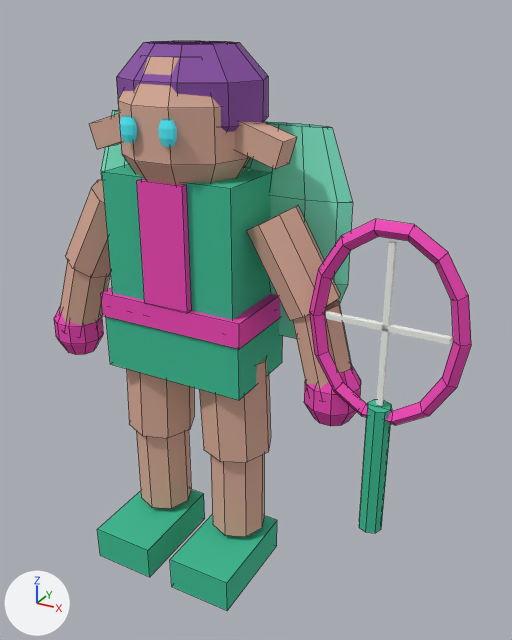
Before and after pictures for a commit that changed the OBJ model Assets/_Project/Art/Models/Generated/Lucia_Fairy_Model_v1.obj.
One viewpoint serves both versions: a 50 mm camera at (1.83, -2.69, 2.76) aimed at (0.33, 0.04, 1.39). Every picture has the same lights, and +X, +Y and +Z are marked at lower left. The first picture is the older version. Mesh edges are drawn as thin lines on the coarser meshes. Where no turn or scale is listed for an object, it has been applied to the vertices. Vertices at exactly the same position are counted once.

The scene before the commit, as lines of its bpy script (objects in view):
```python
me_hair_tuft_0 = bpy.data.meshes.new('Hair_Tuft_0')
me_hair_tuft_0.from_pydata(...)  # 42 vertices, 30 faces; spans x -0.352..0.352, y -0.225..0.335, z 2.12..2.68
me_hair_tuft_0.materials.append(mat_lucia_purple)  # purple #8950a6
me_left_wing = bpy.data.meshes.new('Left_Wing')
me_left_wing.from_pydata(...)  # 42 vertices, 30 faces; spans x -0.715..-0.125, y 0.157..0.283, z 1.15..2.41
me_left_wing.materials.append(mat_lucia_wing)  # green #81f1ce
me_right_wing = bpy.data.meshes.new('Right_Wing')
me_right_wing.from_pydata(...)  # 42 vertices, 30 faces; spans x 0.125..0.715, y 0.157..0.283, z 1.15..2.41
me_right_wing.materials.append(mat_lucia_wing)  # green #81f1ce
ob_hair_tuft_0 = bpy.data.objects.new('Hair_Tuft_0', me_hair_tuft_0)
ob_hair_tuft_0.location = (0.0, 0.0, 0.0)
ob_left_wing = bpy.data.objects.new('Left_Wing', me_left_wing)
ob_left_wing.location = (0.0, 0.0, 0.0)
ob_right_wing = bpy.data.objects.new('Right_Wing', me_right_wing)
ob_right_wing.location = (0.0, 0.0, 0.0)
# also in view: 'Racket_Handle' at (1.02, -0.12, 0.88); 'Torso' at (0.0, 0.0, 1.72); 'Chest_Accent' at (0.0, -0.21, 1.78); 'R_Glove' at (0.76, -0.02, 1.15); 'R_Upper_Arm' at (0.54, 0.0, 1.73)
```
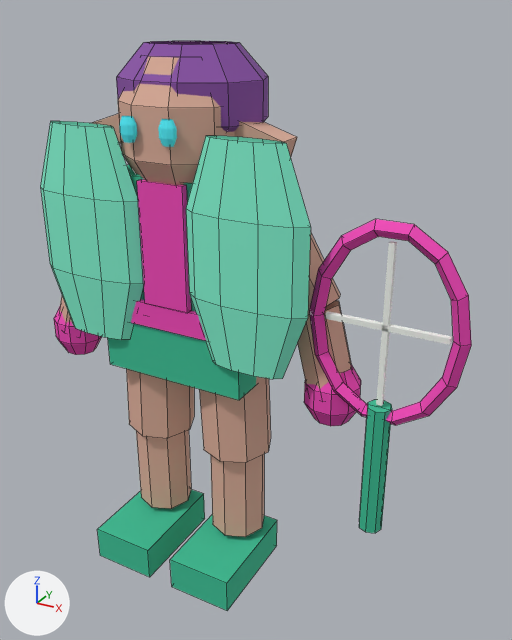
The change, as a list of edits to the scene's bpy script:
```text
Change me_left_wing:
    used by ob_left_wing; location = (0.0, 0.0, 0.0)
    remove me_left_wing.from_pydata(...)  # 42 vertices, 30 faces; spans x -0.715..-0.125, y 0.157..0.283, z 1.15..2.41
    add me_left_wing.from_pydata(...)  # 42 vertices, 30 faces; spans x -0.715..-0.125, y -0.283..-0.157, z 1.15..2.41
    me_left_wing part 1: the whole mesh is mirrored in y about the mesh origin
Change me_right_wing:
    used by ob_right_wing; location = (0.0, 0.0, 0.0)
    remove me_right_wing.from_pydata(...)  # 42 vertices, 30 faces; spans x 0.125..0.715, y 0.157..0.283, z 1.15..2.41
    add me_right_wing.from_pydata(...)  # 42 vertices, 30 faces; spans x 0.125..0.715, y -0.283..-0.157, z 1.15..2.41
    me_right_wing part 2: the whole mesh is mirrored in y about the mesh origin
```

Boxes (x1, y1, x2, y2) around the edits, measured in the pictures (512 x 640 px):
'Right_Wing', mirrored
    before: (244, 122, 353, 339)
    after: (186, 136, 311, 379)
'Left_Wing', mirrored
    before: (101, 110, 129, 180)
    after: (41, 121, 144, 340)
'Torso', unchanged, covered by the edit
    before: (102, 165, 272, 320)
    after: (127, 165, 195, 311)
'R_Upper_Arm', unchanged, covered by the edit
    before: (247, 205, 340, 320)
    after: (308, 234, 340, 315)
'Waist_Dark', unchanged, covered by the edit
    before: (101, 288, 280, 349)
    after: (131, 299, 206, 341)
'L_Upper_Arm', unchanged, covered by the edit
    before: (65, 180, 111, 278)
